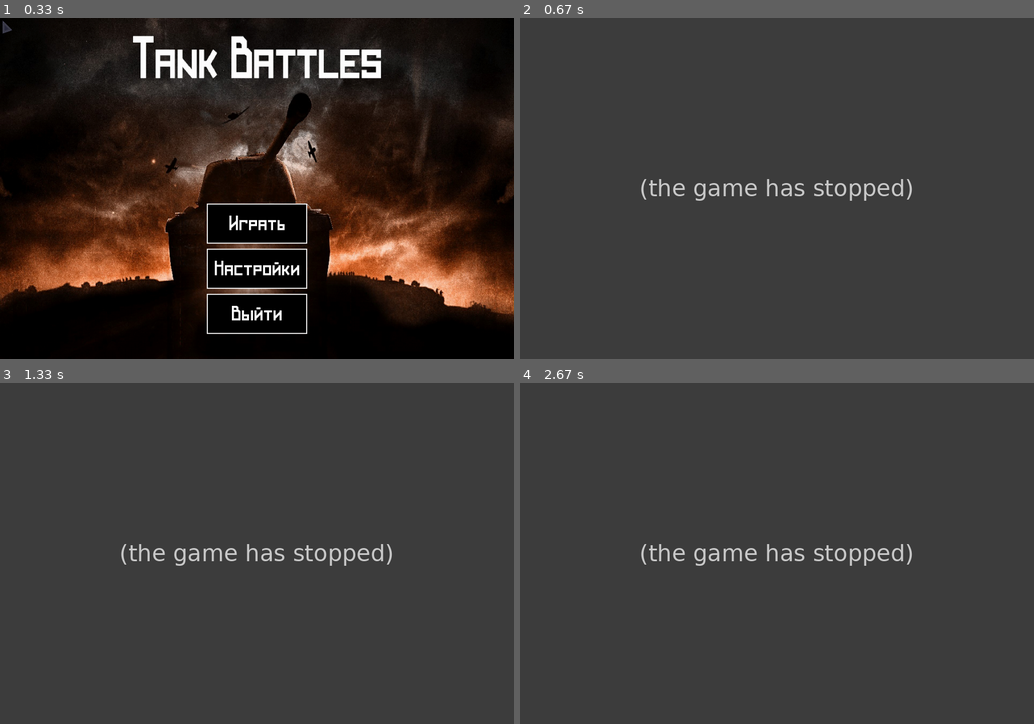
Above: before the commit, frames 1-4 (two rows, left to right).
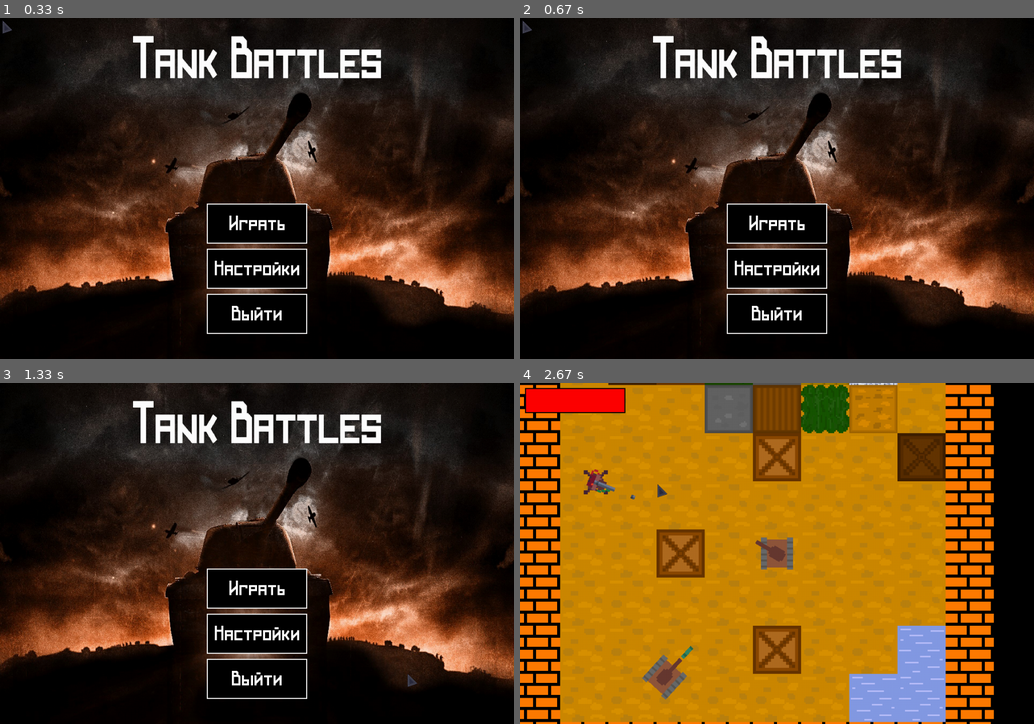
Above: after the commit, the same moments.

Repository: f1rsov08/PyGameProject
Game: pygame game, started from main.py
The game is run twice, just before and just after one commit, with the same random seed, the same clock (stepped at 60 frames per second) and the same inputs.
Inputs (mouse positions are in pixels of both pictures, inside the frame that each line leads up to):
- Up to frame 1 (0.33 s): no input
- Up to frame 2 (0.67 s): tap Esc at 0.33 s
- Up to frame 3 (1.33 s): click (236, 567) at 0.72 s; click (406, 672) at 1.05 s
- Up to frame 4 (2.67 s): click (777, 587) at 1.38 s; press the mouse at (926, 672) at 1.7 s; move the mouse to (859, 662) at 1.8 s; release the mouse at (792, 655) at 1.93 s; press the mouse at (777, 587) at 2.03 s; move the mouse to (684, 621) at 2.13 s; release the mouse at (597, 652) at 2.27 s; click (658, 485) at 2.38 s

Frame 1 is identical in both runs. In frame 2, 96% of the frame differs, in the area x 0-100%, y 0-100%; in frame 3, 96%; in frame 4, 100%.
Error before the commit: TypeError: Value after * must be an iterable, not FinalWindow (main.py line 129); the game stopped at 0.33 s (later frames are placeholders)

Commit message:
исправил баг

Diff:
--- a/main.py
+++ b/main.py
@@ -126,7 +126,7 @@
 def update_window():
     """Это функция для обновления всех вкладок"""
 
-    tabs = [main_menu, settings, select_lvl, acc_list, acc_create, acc,* final_window]
+    tabs = [main_menu, settings, select_lvl, acc_list, acc_create, acc, final_window]
     for tab in tabs:
         tab.__init__()
         tab.create()
